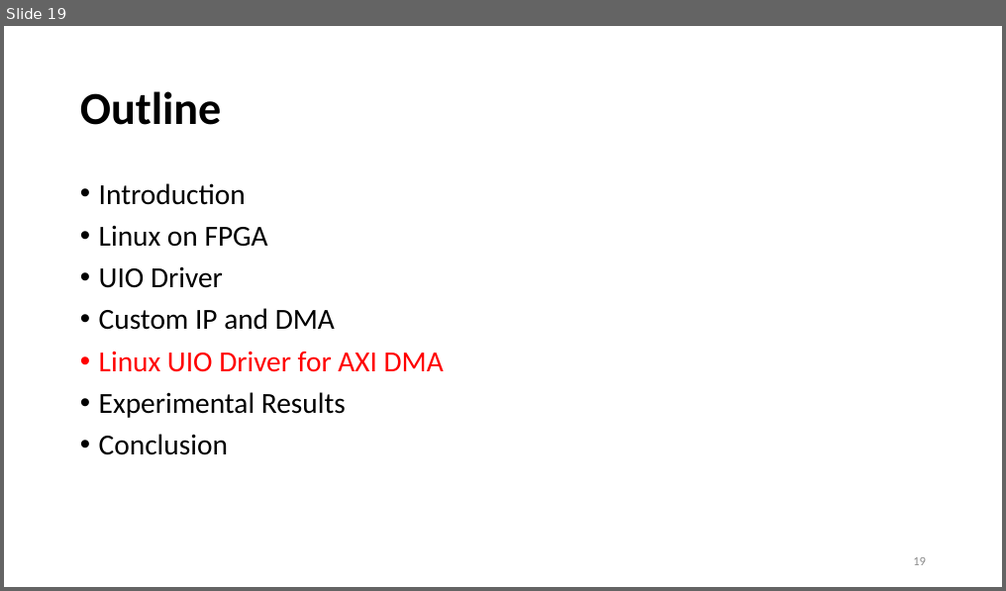
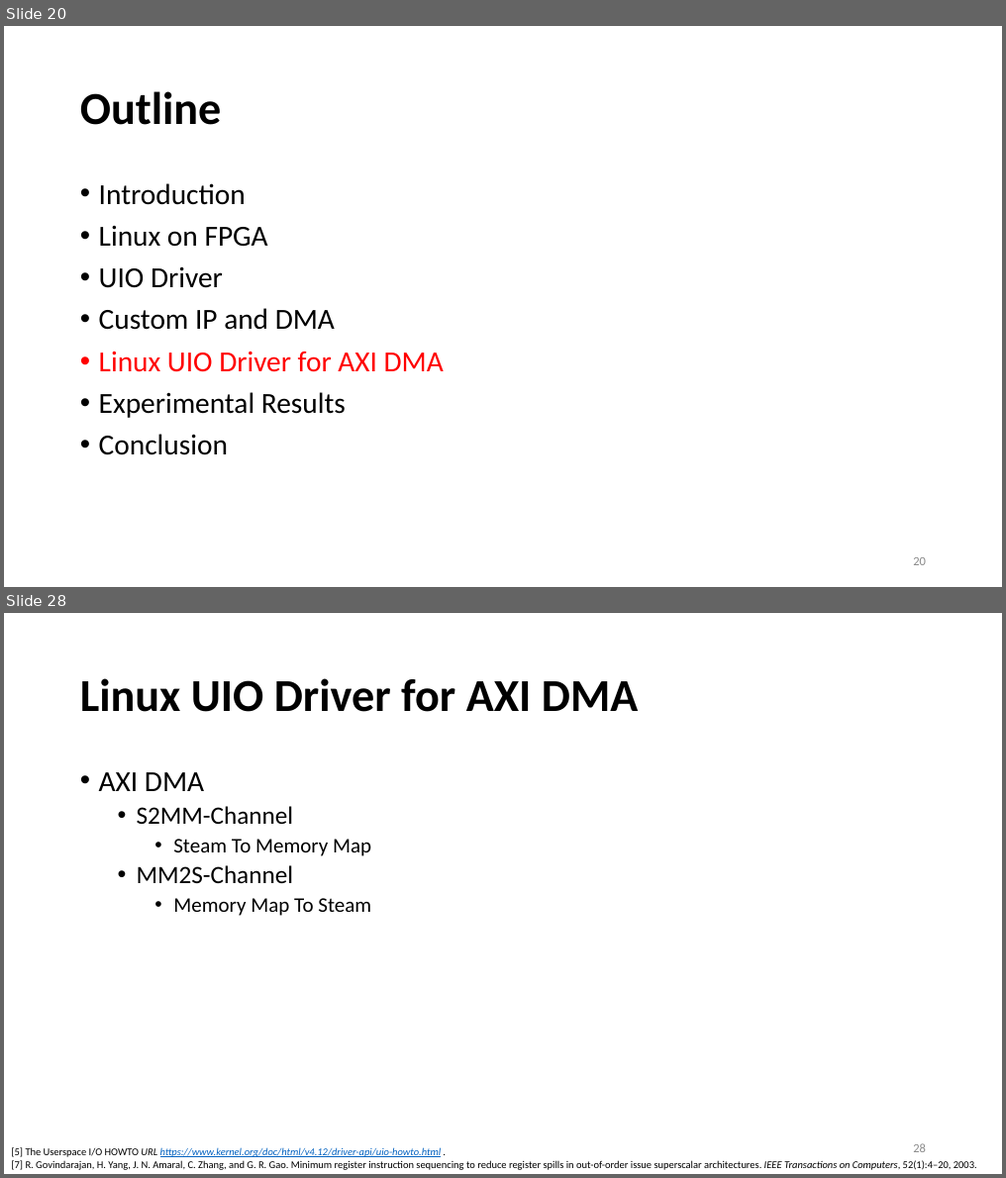
Before and after one commit to yllibliu/presentation, a slide deck: UIO.pptx. Shown one above the other, each under a label of ours: slide 19 before the commit, slides 20 and 28 after it; the slides between them are not shown. The pictures are 1006x591 and 1006x1178 pixels, drawn with LibreOffice and Linux fonts; fonts in the diff are those of the drawing. Boxes give left, top, right and bottom in pixels: in the first picture for what was removed or moved away, otherwise in the second. Text is boxed around its words. In the diff, an @@ line names an element or a change of style, - is before the commit and + after.

```diff
--- a/UIO.pptx
+++ b/UIO.pptx
@@ slide 28 added at (4,613,1002,1174), background #FFFFFF @@
@@ title added at (80,678,638,712), 44 pt, text #000000, bold @@
+Linux UIO Driver for AXI DMA
@@ text added at (99,772,371,916), 20 pt, text #000000 @@
+• AXI DMA
+  • S2MM-Channel
+    • Steam To Memory Map
+  • MM2S-Channel
+    • Memory Map To Steam
@@ page number added at (913,1144,926,1153), 12 pt, text #8C8C8C @@
+28
@@ text added at (11,1148,977,1170), 10 pt, text #000000 @@
+[5] The Userspace I/O HOWTO URL https://www.kernel.org/doc/html/v4.12/driver-api/uio-howto.html .
+[7] R. Govindarajan, H. Yang, J. N. Amaral, C. Zhang, and G. R. Gao. Minimum register instruction sequencing to reduce register spills in out-of-order issue superscalar architectures. IEEE Transactions on Computers, 52(1):4–20, 2003.
@@ what was slide 19 is now slide 20 @@
@@ page number at (913,558,926,566): text changed @@
-19
+20
```
Also in this commit, not shown: 7 slides changed, 20 other slides added, 15 slides removed, 13 other files.
